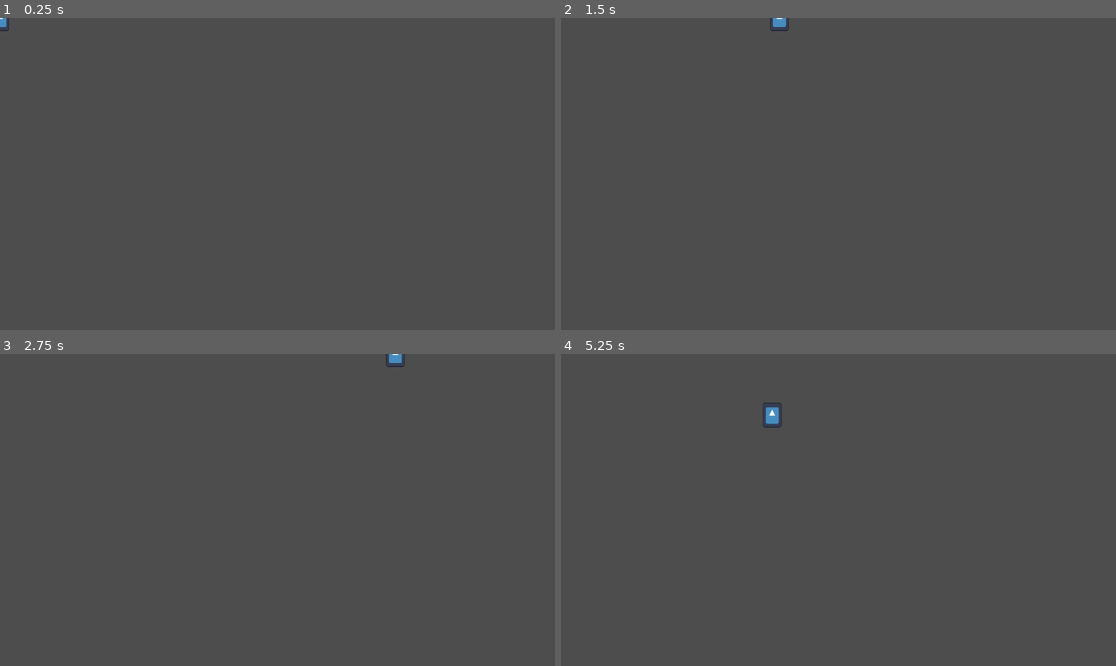
Above: before the commit, frames 1-4 (two rows, left to right).
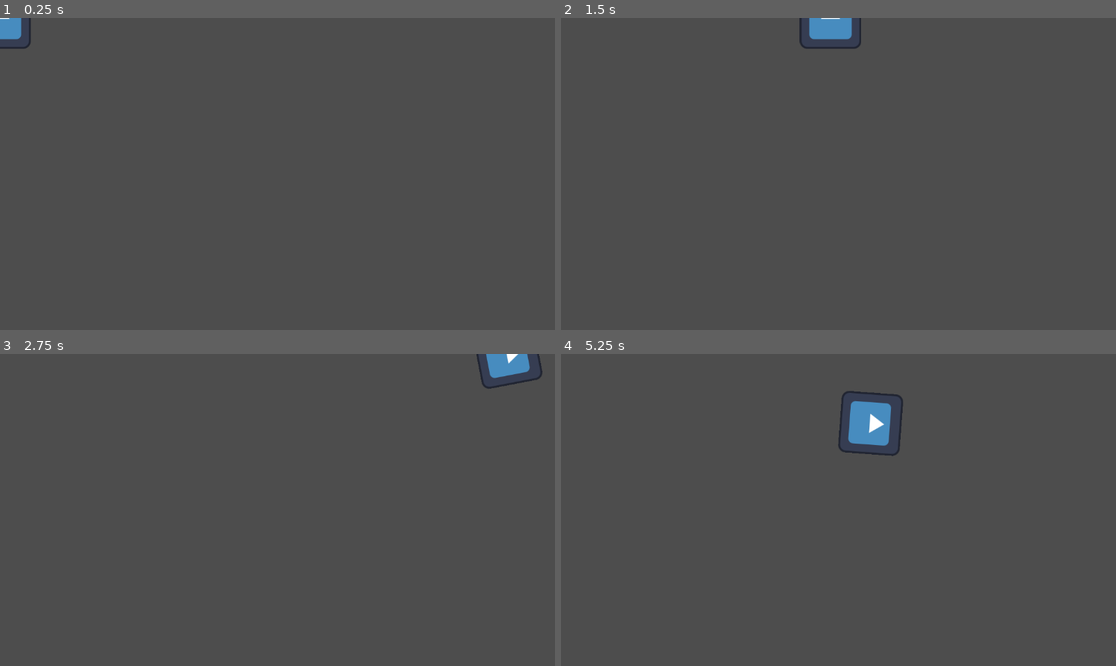
Above: after the commit, the same moments.

Repository: Tunagoksal/TeduJam26
Game: Godot game, scene res://scenes/character.tscn
Two runs of this game, one before a commit and one after it. Both use one fixed random seed, a clock stepped at 60 frames per second and the inputs below. This scene is started directly instead of the project's main scene. The engine's default icon, where the game draws it, is replaced by a stand-in: a white triangle on a blue panel in a dark square.
Inputs (mouse positions are in pixels of both pictures, inside the frame that each line leads up to):
- Up to frame 1 (0.25 s): no input
- Up to frame 2 (1.5 s): tap Enter at 0.5 s; move the mouse to (960, 158) at 0.52 s; hold Right (right) 0.53-1.25 s; tap Shift (roll) at 0.6 s; click (960, 158) at 0.67 s; drag from (727, 189) to (810, 236) at 1.27 s
- Up to frame 3 (2.75 s): tap Space at 2 s; move the mouse to (333, 441) at 2.02 s; hold Right (right) from 2.03 s (still down); tap 1 at 2.1 s; tap Shift (roll) at 2.3 s
- Up to frame 4 (5.25 s): release Right (right) at 2.75 s; drag from (810, 572) to (672, 463) at 2.77 s; tap Enter at 3.5 s; move the mouse to (1005, 556) at 3.52 s; hold Left (left) 3.53-4.25 s; tap Shift (roll) at 3.6, 5.1 s; drag from (672, 463) to (755, 432) at 4.27 s; tap Space at 5 s; move the mouse to (866, 510) at 5.02 s; hold Down (down) from 5.03 s (still down); click (866, 510) at 5.17 s

The runs differ from the first frame. In frame 1, 0.3% of the frame differs, in the area x 0-6%, y 0-10%; in frame 2, 0.8%; in frame 3, 0.7%; in frame 4, 1.5%, in the area x 36-62%, y 11-33%.

Commit message:
character control

Diff:
--- a/scenes/character.gd
+++ b/scenes/character.gd
@@ -2,15 +2,26 @@
 
 @export_group("Movement")
 @export var max_speed: float = 400.0
-@export var acceleration: float = 1500.0
-@export var friction: float = 1000.0
+@export var acceleration: float = 15000.0
+@export var friction: float = 5000.0
 
 @export_group("Roll")
-@export var roll_force: float = 1000.0
+@export var roll_force: float = 500.0
 @export var roll_cooldown: float = 1000.0
+
+@onready var timer: Timer = $Timer
+@onready var anim_timer: Timer = $AnimationTimer
+@onready var sprite: Sprite2D = $Sprite
 
 var _can_roll = true
 var facing_direction: Vector2 = Vector2.DOWN
+
+var rotation_val: float = PI/8
+var rotation_moment: int = 0
+
+var idle := true
+var moving := false
+var rolling := false
 
 func _physics_process(delta: float) -> void:
 
@@ -23,15 +34,50 @@
 func handle_movement(delta: float):
 	var input_dir = Input.get_vector("left", "right", "up", "down")
 
-	if input_dir != Vector2.ZERO:
+	if input_dir != Vector2.ZERO and !rolling:
+		set_to_moving()
 		facing_direction = input_dir
 		velocity = velocity.move_toward(input_dir * max_speed, acceleration * delta)
-	else:
+
+	elif !rolling:
+		set_to_idle()
 		velocity = velocity.move_toward(Vector2.ZERO, friction * delta)
+		sprite.rotation = 0
+
+	if rolling:
+		sprite.rotation += PI/18 * delta * 100
 
 
 func handle_roll():
-	if Input.is_action_just_pressed("roll"):
-		velocity = facing_direction * roll_force
+	if Input.is_action_just_pressed("roll") and _can_roll:
+		set_to_rolling()
+		velocity = facing_direction * roll_force + velocity
 		_can_roll = false
-		await get_tree().create_timer(roll_cooldown).timeout.connect(func(): _can_roll = true)
+		timer.start()
+
+
+func _on_timer_timeout() -> void:
+	_can_roll = true
+	set_to_moving()
+
+func _on_animation_timer_timeout() -> void:
+	if idle or rolling:
+		return
+	sprite.rotation = rotation_val*(1.0-2.0*rotation_moment)
+	rotation_moment = (rotation_moment + 1) % 2
+
+
+func set_to_idle() -> void:
+	idle = true
+	moving = false
+	rolling = false
+
+func set_to_moving() -> void:
+	idle = false
+	moving = true
+	rolling = false
+
+func set_to_rolling() -> void:
+	idle = false
+	moving = false
+	rolling = true
--- a/scenes/character.tscn
+++ b/scenes/character.tscn
@@ -13,7 +13,16 @@
 [node name="CollisionShape2D" type="CollisionShape2D" parent="." unique_id=1731430528]
 shape = SubResource("CapsuleShape2D_xty33")
 
-[node name="Icon" type="Sprite2D" parent="." unique_id=2105408339]
-position = Vector2(0, 0.99999976)
-scale = Vector2(0.3046875, 0.40625)
+[node name="Sprite" type="Sprite2D" parent="." unique_id=2105408339]
 texture = ExtResource("2_lrhn5")
+
+[node name="Timer" type="Timer" parent="." unique_id=234181893]
+wait_time = 0.5
+one_shot = true
+
+[node name="AnimationTimer" type="Timer" parent="." unique_id=2132030530]
+wait_time = 0.3
+autostart = true
+
+[connection signal="timeout" from="Timer" to="." method="_on_timer_timeout"]
+[connection signal="timeout" from="AnimationTimer" to="." method="_on_animation_timer_timeout"]
